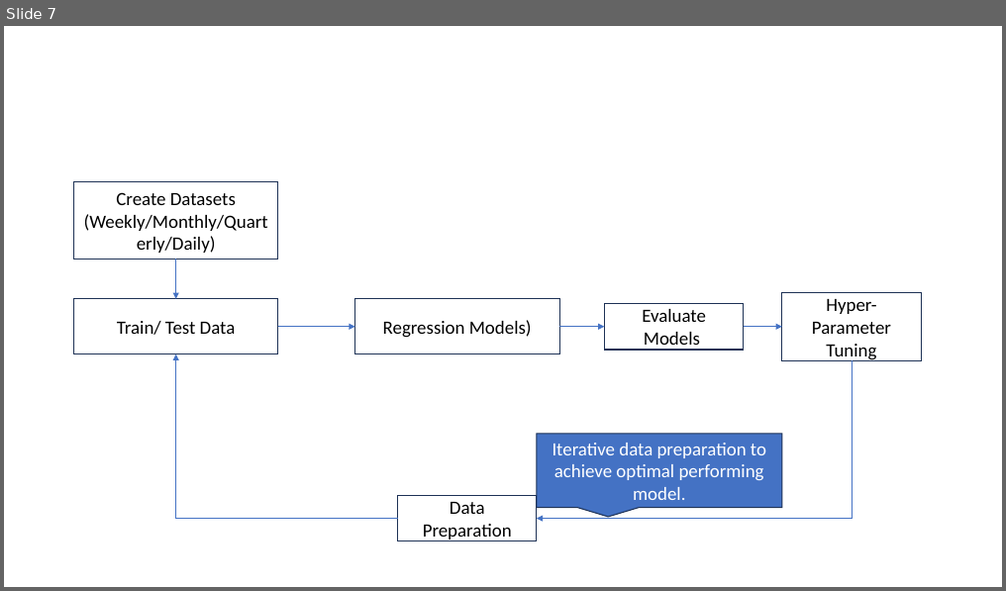
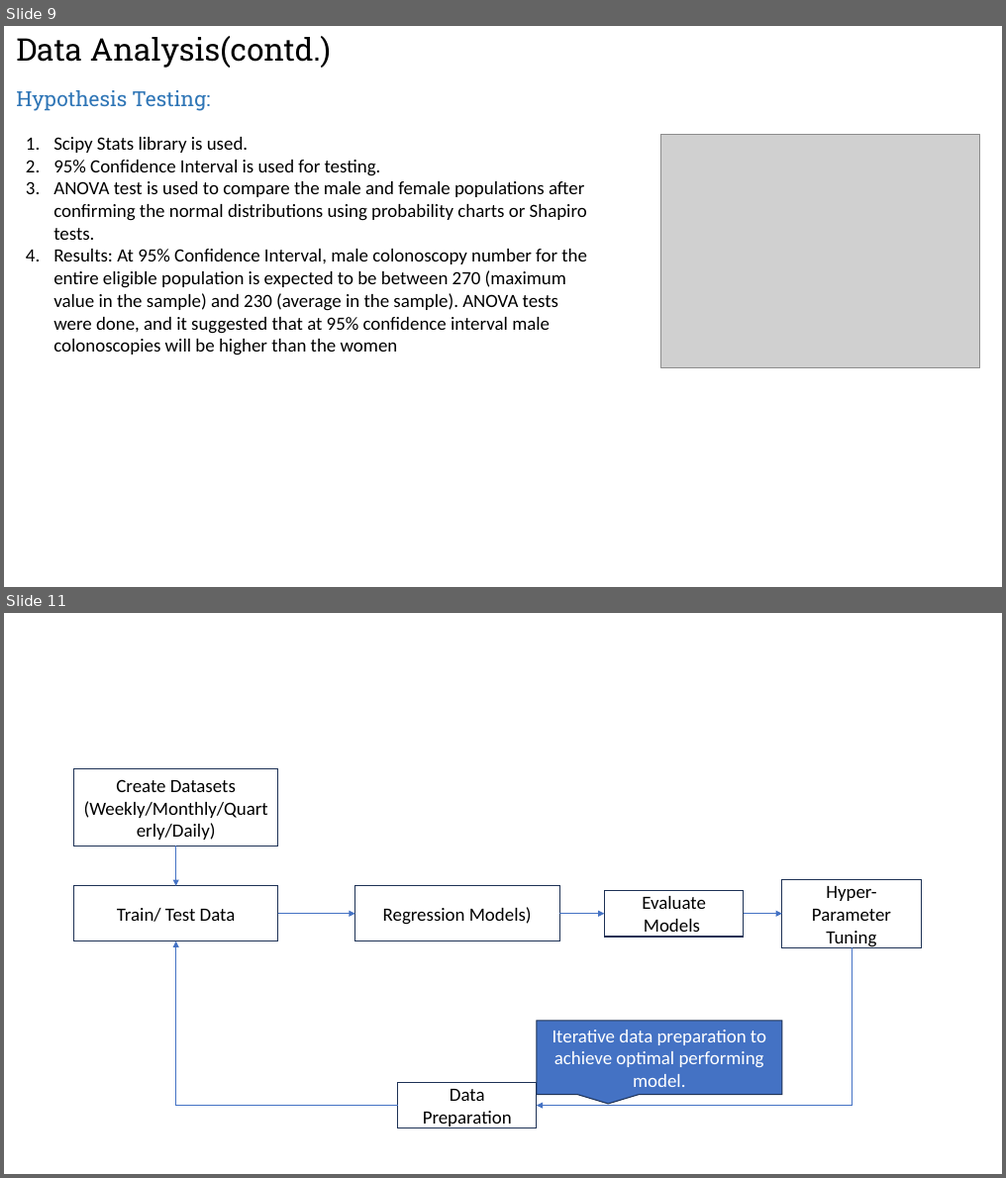
Before and after one commit to raku43/MScDACapstone, a slide deck: PPT_Msc_Capstone.pptx. Shown one above the other, each under a label of ours: slide 7 before the commit, slides 9 and 11 after it; the slides between them are not shown. The pictures are 1006x591 and 1006x1178 pixels, drawn with LibreOffice and Linux fonts; fonts in the diff are those of the drawing; grey boxes stand for pictures. Boxes give left, top, right and bottom in pixels: in the first picture for what was removed or moved away, otherwise in the second. Text is boxed around its words. In the diff, an @@ line names an element or a change of style, - is before the commit and + after.

```diff
--- a/PPT_Msc_Capstone.pptx
+++ b/PPT_Msc_Capstone.pptx
@@ slide 9 added at bbox=[4, 26, 1002, 587], background #FFFFFF @@
@@ text added at bbox=[16, 36, 331, 68], 30 pt, text #000000 @@
+Data Analysis(contd.)
@@ text added at bbox=[16, 90, 210, 111], 20 pt, text #2E75B6 @@
+Hypothesis Testing:
@@ text added at bbox=[54, 137, 587, 356], 18 pt, text #000000 @@
+1. Scipy Stats library is used.
+2. 95% Confidence Interval is used for testing.
+3. ANOVA test is used to compare the male and female populations after confirming the normal distributions using probability charts or Shapiro tests.
+4. Results: At 95% Confidence Interval, male colonoscopy number for the entire eligible population is expected to be between 270 (maximum value in the sample) and 230 (average in the sample). ANOVA tests were done, and it suggested that at 95% confidence interval male colonoscopies will be higher than the women
@@ picture added at bbox=[661, 134, 980, 369] @@
@@ what was slide 7 is now slide 11 @@
```
Also in this commit, not shown: 6 slides changed, 3 other slides added.
